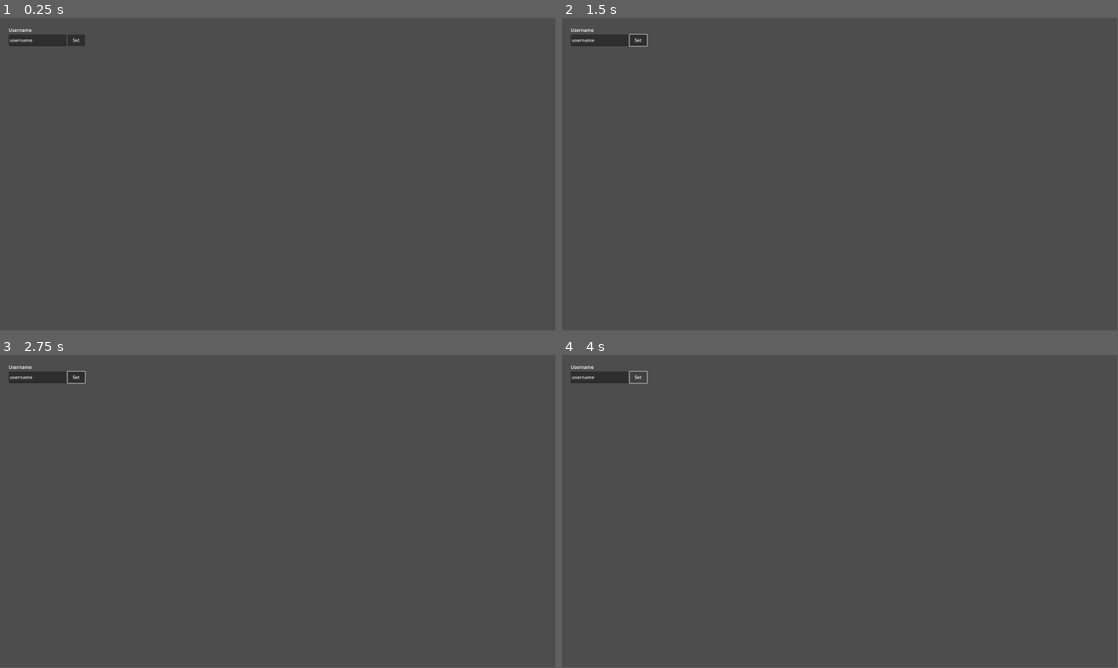
Above: before the commit, frames 1-4 (two rows, left to right).
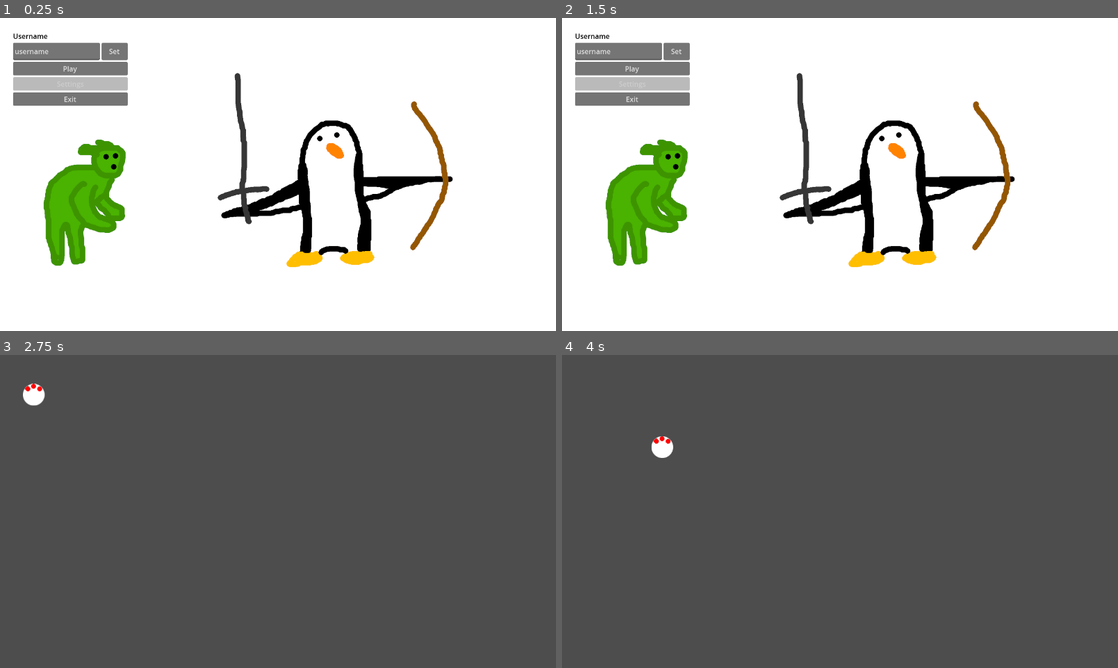
Above: after the commit, the same moments.

Repository: NeoGruber/penguin-tower-defense
Game: Godot game, scene res://scenes/main.tscn
The game is run twice, just before and just after one commit, with the same random seed, the same clock (stepped at 60 frames per second) and the same inputs.
Inputs (mouse positions are in pixels of both pictures, inside the frame that each line leads up to):
- Up to frame 1 (0.25 s): no input
- Up to frame 2 (1.5 s): click "Set" at 0.5 s; click (812, 187) at 1.25 s, where only the run after the commit has a clickable "cancel"
- Up to frame 3 (2.75 s): click (72, 405) at 2 s, where only the run after the commit has a clickable "Play"
- Up to frame 4 (4 s): click (639, 376) at 2.75 s, where only the run before the commit has a clickable "Set"; click (639, 376) at 3.5 s, where only the run before the commit has a clickable "Set"
In our replay, the window is 799x449 before the commit and 800x450 after it. These sizes can differ from the game's own. Grey fills any space a smaller window leaves; there, only what the larger window draws over its background counts as a difference.

The runs differ from the first frame. In frame 1, 99% of the frame differs, in the area x 0-100%, y 0-100%; in frame 2, 99%; in frame 3, 0.7%; in frame 4, 0.6%.

Commit message:
commit

Diff:
--- a/project.godot
+++ b/project.godot
@@ -10,15 +10,15 @@
 
 [application]
 
-config/name="Godot 4-template"
+config/name="Penguin Tower Defense"
 run/main_scene="res://scenes/main.tscn"
-config/features=PackedStringArray("4.0", "Forward Plus")
+config/features=PackedStringArray("4.1", "Forward Plus")
 config/icon="res://icon.svg"
 
 [display]
 
-window/size/viewport_width=1920
-window/size/viewport_height=1080
+window/size/viewport_width=1280
+window/size/viewport_height=720
 
 [dotnet]
 
--- /dev/null
+++ b/scenes/enemy.tscn
@@ -0,0 +1,10 @@
+[gd_scene load_steps=3 format=3 uid="uid://demvrv03udy2r"]
+
+[ext_resource type="Texture2D" uid="uid://dk6lmk3cqlgdf" path="res://assets/enemy_placeholder.png" id="1_o20d1"]
+[ext_resource type="Script" path="res://scripts/enemy.gd" id="1_ruudv"]
+
+[node name="CharacterBody2D" type="CharacterBody2D"]
+script = ExtResource("1_ruudv")
+
+[node name="Sprite2D" type="Sprite2D" parent="."]
+texture = ExtResource("1_o20d1")
--- /dev/null
+++ b/scenes/enemy_walk_path.tscn
@@ -0,0 +1,8 @@
+[gd_scene load_steps=2 format=3 uid="uid://bxafbr6alb0pl"]
+
+[ext_resource type="Script" path="res://scripts/systems/enemy_walk_path.gd" id="1_qolsr"]
+
+[node name="EnemyWalkPath" type="Node2D"]
+script = ExtResource("1_qolsr")
+
+[node name="Marker2D" type="Marker2D" parent="."]
--- a/scenes/game_scenes/game_scene.tscn
+++ b/scenes/game_scenes/game_scene.tscn
@@ -1,17 +1,45 @@
-[gd_scene load_steps=5 format=3 uid="uid://bv156ine3pyi3"]
+[gd_scene load_steps=4 format=3 uid="uid://bv156ine3pyi3"]
 
-[ext_resource type="Script" path="res://scripts/managers/game_scene_manager.gd" id="1_2qgpy"]
-[ext_resource type="Script" path="res://scripts/feature_tests/TestNode1.gd" id="2_lojp3"]
-[ext_resource type="Script" path="res://scripts/feature_tests/TestNode2.gd" id="3_omv27"]
-[ext_resource type="PackedScene" uid="uid://ba5t71q7vdb2y" path="res://scenes/save_test.tscn" id="4_qlkhk"]
+[ext_resource type="PackedScene" uid="uid://bxafbr6alb0pl" path="res://scenes/enemy_walk_path.tscn" id="1_dqior"]
+[ext_resource type="PackedScene" uid="uid://demvrv03udy2r" path="res://scenes/enemy.tscn" id="2_dvdyn"]
 
-[node name="GameScene" type="Node2D"]
-script = ExtResource("1_2qgpy")
+[sub_resource type="GDScript" id="GDScript_6e5p7"]
+script/source = "extends Node
 
-[node name="TestNode1" type="Node2D" parent="."]
-script = ExtResource("2_lojp3")
+func _input(event):
+	if event.is_action_pressed(\"debug_button_0\"):
+		get_tree().root.get_node(\"Main/SceneManager\").switch_scene(\"game_scene2\")
+"
 
-[node name="TestNode2" type="Node2D" parent="TestNode1"]
-script = ExtResource("3_omv27")
+[node name="GameScene" type="Node"]
+script = SubResource("GDScript_6e5p7")
 
-[node name="SaveTest" parent="." instance=ExtResource("4_qlkhk")]
+[node name="Node2D" type="Node2D" parent="."]
+
+[node name="EnemyWalkPath" parent="Node2D" node_paths=PackedStringArray("markers") instance=ExtResource("1_dqior")]
+markers = [NodePath("Marker2D"), NodePath("Marker2D2"), NodePath("Marker2D3"), NodePath("Marker2D4"), NodePath("Marker2D5")]
+
+[node name="Marker2D" parent="Node2D/EnemyWalkPath" index="0"]
+position = Vector2(198, 233)
+
+[node name="Marker2D2" type="Marker2D" parent="Node2D/EnemyWalkPath"]
+position = Vector2(354, 133)
+
+[node name="Marker2D3" type="Marker2D" parent="Node2D/EnemyWalkPath"]
+position = Vector2(490, 233)
+
+[node name="Marker2D4" type="Marker2D" parent="Node2D/EnemyWalkPath"]
+position = Vector2(533, 445)
+
+[node name="Marker2D5" type="Marker2D" parent="Node2D/EnemyWalkPath"]
+position = Vector2(873, 540)
+
+[node name="CharacterBody2D" parent="Node2D" instance=ExtResource("2_dvdyn")]
+
+[node name="Control" type="Control" parent="."]
+layout_mode = 3
+anchors_preset = 0
+offset_right = 40.0
+offset_bottom = 40.0
+
+[editable path="Node2D/EnemyWalkPath"]
--- /dev/null
+++ b/scenes/game_scenes/menu_scene.tscn
@@ -0,0 +1,14 @@
+[gd_scene load_steps=3 format=3 uid="uid://kkrey2abeq40"]
+
+[ext_resource type="PackedScene" uid="uid://bxs34sajurpti" path="res://scenes/ui_scenes/menu_ui.tscn" id="1_53ram"]
+[ext_resource type="Texture2D" uid="uid://mryltwsl05nr" path="res://assets/background_720p.png" id="2_rvxsd"]
+
+[node name="MenuScene" type="Node"]
+
+[node name="Node2D" type="Node2D" parent="."]
+
+[node name="Sprite2D" type="Sprite2D" parent="Node2D"]
+position = Vector2(640, 360)
+texture = ExtResource("2_rvxsd")
+
+[node name="MenuUI" parent="." instance=ExtResource("1_53ram")]
--- a/scenes/game_scenes/scene_manager.tscn
+++ b/scenes/game_scenes/scene_manager.tscn
@@ -1,6 +1,6 @@
 [gd_scene load_steps=2 format=3 uid="uid://16hk2ehs26re"]
 
-[ext_resource type="Script" path="res://scripts/managers/scene_manager.gd" id="1_kuh2o"]
+[ext_resource type="Script" path="res://scripts/systems/scene_system/scene_system.gd" id="1_eqti2"]
 
 [node name="SceneManager" type="Node"]
-script = ExtResource("1_kuh2o")
+script = ExtResource("1_eqti2")
--- a/scenes/main.tscn
+++ b/scenes/main.tscn
@@ -1,9 +1,8 @@
-[gd_scene load_steps=5 format=3 uid="uid://cny5g2eqpteqr"]
+[gd_scene load_steps=4 format=3 uid="uid://cny5g2eqpteqr"]
 
 [ext_resource type="Script" path="res://scripts/main.gd" id="1_w0yqr"]
 [ext_resource type="Script" path="res://scripts/systems/save_system/save_system.gd" id="2_4g7si"]
 [ext_resource type="PackedScene" uid="uid://16hk2ehs26re" path="res://scenes/game_scenes/scene_manager.tscn" id="2_odk4s"]
-[ext_resource type="PackedScene" uid="uid://bxs34sajurpti" path="res://scenes/ui_scenes/UI.tscn" id="4_2mysc"]
 
 [node name="Main" type="Node"]
 script = ExtResource("1_w0yqr")
@@ -11,6 +10,4 @@
 [node name="SaveSystem" type="Node" parent="."]
 script = ExtResource("2_4g7si")
 
-[node name="SceneManager" parent="." instance=ExtResource("2_odk4s")]
-
-[node name="UI" parent="." instance=ExtResource("4_2mysc")]
+[node name="SceneSystem" parent="." instance=ExtResource("2_odk4s")]
--- a/scenes/ui_scenes/UI.tscn
+++ /dev/null
@@ -1,9 +0,0 @@
-[gd_scene load_steps=3 format=3 uid="uid://bxs34sajurpti"]
-
-[ext_resource type="Script" path="res://scenes/ui_scenes/ui_start.gd" id="1_bqt44"]
-[ext_resource type="PackedScene" uid="uid://c2m5hukyvdiwi" path="res://scenes/ui_scenes/gui_manager.tscn" id="1_o0n1s"]
-
-[node name="UI" type="CanvasLayer"]
-script = ExtResource("1_bqt44")
-
-[node name="GUIManager" parent="." instance=ExtResource("1_o0n1s")]
--- /dev/null
+++ b/scenes/ui_scenes/confirm_dialog.tscn
@@ -0,0 +1,67 @@
+[gd_scene load_steps=2 format=3 uid="uid://b7jw4qe5rm12c"]
+
+[ext_resource type="Script" path="res://scripts/ui/confirm_dialog.gd" id="1_bevne"]
+
+[node name="ConfirmDialog" type="Control"]
+layout_mode = 3
+anchors_preset = 8
+anchor_left = 0.5
+anchor_top = 0.5
+anchor_right = 0.5
+anchor_bottom = 0.5
+offset_left = -640.0
+offset_top = -360.0
+offset_right = -600.0
+offset_bottom = -320.0
+grow_horizontal = 2
+grow_vertical = 2
+script = ExtResource("1_bevne")
+
+[node name="Panel" type="Panel" parent="."]
+layout_mode = 1
+anchors_preset = 8
+anchor_left = 0.5
+anchor_top = 0.5
+anchor_right = 0.5
+anchor_bottom = 0.5
+offset_left = -120.0
+offset_top = -70.0
+offset_right = 80.0
+offset_bottom = 30.0
+grow_horizontal = 2
+grow_vertical = 2
+
+[node name="MarginContainer" type="MarginContainer" parent="Panel"]
+layout_mode = 1
+anchors_preset = 15
+anchor_right = 1.0
+anchor_bottom = 1.0
+grow_horizontal = 2
+grow_vertical = 2
+theme_override_constants/margin_left = 10
+theme_override_constants/margin_top = 10
+theme_override_constants/margin_right = 10
+theme_override_constants/margin_bottom = 10
+
+[node name="VBoxContainer" type="VBoxContainer" parent="Panel/MarginContainer"]
+layout_mode = 2
+
+[node name="ConfirmText" type="RichTextLabel" parent="Panel/MarginContainer/VBoxContainer"]
+custom_minimum_size = Vector2(0, 50)
+layout_mode = 2
+text = "placeholder text"
+
+[node name="HBoxContainer" type="HBoxContainer" parent="Panel/MarginContainer/VBoxContainer"]
+layout_mode = 2
+theme_override_constants/separation = 50
+
+[node name="CancelButton" type="Button" parent="Panel/MarginContainer/VBoxContainer/HBoxContainer"]
+layout_mode = 2
+text = "cancel"
+
+[node name="ConfirmButton" type="Button" parent="Panel/MarginContainer/VBoxContainer/HBoxContainer"]
+layout_mode = 2
+text = "confirm"
+
+[connection signal="pressed" from="Panel/MarginContainer/VBoxContainer/HBoxContainer/CancelButton" to="." method="_on_cancel_button_pressed"]
+[connection signal="pressed" from="Panel/MarginContainer/VBoxContainer/HBoxContainer/ConfirmButton" to="." method="_on_confirm_button_pressed"]
--- /dev/null
+++ b/scenes/ui_scenes/menu_ui.tscn
@@ -0,0 +1,16 @@
+[gd_scene load_steps=3 format=3 uid="uid://bxs34sajurpti"]
+
+[ext_resource type="Script" path="res://scripts/ui_start.gd" id="1_l4yv3"]
+[ext_resource type="PackedScene" uid="uid://c2m5hukyvdiwi" path="res://scenes/ui_scenes/menu_ui_manager.tscn" id="2_prbqb"]
+
+[node name="MenuUI" type="Control"]
+layout_mode = 3
+anchors_preset = 15
+anchor_right = 1.0
+anchor_bottom = 1.0
+grow_horizontal = 2
+grow_vertical = 2
+script = ExtResource("1_l4yv3")
+
+[node name="UIManager" parent="." instance=ExtResource("2_prbqb")]
+layout_mode = 1
--- a/scenes/ui_scenes/gui_manager.tscn
+++ b/scenes/ui_scenes/menu_ui_manager.tscn
@@ -1,15 +1,15 @@
 [gd_scene load_steps=2 format=3 uid="uid://c2m5hukyvdiwi"]
 
-[ext_resource type="Script" path="res://scripts/managers/ui_manager.gd" id="1_hik8a"]
+[ext_resource type="Script" path="res://scripts/managers/ui_manager.gd" id="1_603pn"]
 
-[node name="GUIManager" type="Control" groups=["player"]]
+[node name="MenuUIManager" type="Control" groups=["player"]]
 layout_mode = 3
 anchors_preset = 15
 anchor_right = 1.0
 anchor_bottom = 1.0
 grow_horizontal = 2
 grow_vertical = 2
-script = ExtResource("1_hik8a")
+script = ExtResource("1_603pn")
 
 [node name="MarginContainer" type="MarginContainer" parent="."]
 layout_mode = 1
@@ -31,6 +31,7 @@
 
 [node name="Label" type="Label" parent="MarginContainer/MenuVBox/MenuRowVBox"]
 layout_mode = 2
+theme_override_colors/font_color = Color(0, 0, 0, 1)
 text = "Username"
 
 [node name="UsernameHBox" type="HBoxContainer" parent="MarginContainer/MenuVBox/MenuRowVBox"]
@@ -46,4 +47,20 @@
 layout_mode = 2
 text = "Set"
 
+[node name="PlayButton" type="Button" parent="MarginContainer/MenuVBox/MenuRowVBox"]
+layout_mode = 2
+text = "Play"
+
+[node name="SettingsButton" type="Button" parent="MarginContainer/MenuVBox/MenuRowVBox"]
+layout_mode = 2
+disabled = true
+text = "Settings"
+
+[node name="ExitButton" type="Button" parent="MarginContainer/MenuVBox/MenuRowVBox"]
+layout_mode = 2
+text = "Exit"
+
 [connection signal="button_down" from="MarginContainer/MenuVBox/MenuRowVBox/UsernameHBox/Button" to="." method="_on_button_button_down"]
+[connection signal="pressed" from="MarginContainer/MenuVBox/MenuRowVBox/PlayButton" to="." method="_on_play_button_pressed"]
+[connection signal="pressed" from="MarginContainer/MenuVBox/MenuRowVBox/SettingsButton" to="." method="_on_settings_button_pressed"]
+[connection signal="pressed" from="MarginContainer/MenuVBox/MenuRowVBox/ExitButton" to="." method="_on_exit_button_pressed"]
--- /dev/null
+++ b/scripts/enemy.gd
@@ -0,0 +1,14 @@
+extends CharacterBody2D
+
+@export var move_speed = 3
+
+@onready var enemy_walk_path = get_node("/root/Main/GameScene/Node2D/EnemyWalkPath")
+
+var path_index = 0
+
+func _physics_process(delta):
+	if path_index < enemy_walk_path.marker_amount:
+		self.global_position = self.global_position.move_toward(enemy_walk_path.markers[path_index].position, move_speed)
+
+		if self.global_position.distance_to(enemy_walk_path.markers[path_index].position) < 1:
+			path_index += 1
--- a/scripts/main.gd
+++ b/scripts/main.gd
@@ -1,4 +1 @@
 extends Node
-
-func _ready():
-	print("game is ready to develop")
--- a/scripts/managers/game_scene_manager.gd
+++ /dev/null
@@ -1,5 +0,0 @@
-extends Node2D
-
-func _input(event):
-	if event.is_action_pressed("debug_button_0"):
-		get_tree().root.get_node("Main/SceneManager").switch_scene("game_scene2")
--- a/scripts/managers/ui_manager.gd
+++ b/scripts/managers/ui_manager.gd
@@ -3,8 +3,14 @@
 @export var default_name = "username"
 
 @onready var save_system = get_node("/root/Main/SaveSystem")
+@onready var scene_system = get_node("/root/Main/SceneSystem")
 
 @onready var player_name_line_edit = $MarginContainer/MenuVBox/MenuRowVBox/UsernameHBox/LineEdit
+
+@onready var confirm_dialog = preload("res://scenes/ui_scenes/confirm_dialog.tscn")
+
+var viewport_width = ProjectSettings.get_setting("display/window/size/viewport_width")
+var viewport_height = ProjectSettings.get_setting("display/window/size/viewport_height")
 
 var player_name = default_name
 
@@ -13,8 +19,19 @@
 	print("set line text")
 
 func _on_button_button_down():
+	var instance = confirm_dialog.instantiate()
+	instance.position = Vector2(0, 0)
+	instance.confirm_dialog_text = "Do you want to save the name?"
+	instance.confirm.connect(handle_confirm)
+	instance.cancel.connect(handle_cancel)
+	add_child(instance)
+
+func handle_confirm():
 	player_name = player_name_line_edit.text
 	save_system.save_player_info()
+
+func handle_cancel():
+	player_name_line_edit.text = player_name
 
 func save():
 	return {
@@ -23,3 +40,12 @@
 
 func load_data(data):
 	player_name = data["player_name"]
+
+func _on_play_button_pressed():
+	scene_system.switch_scene("game_scene")
+
+func _on_settings_button_pressed():
+	pass # Replace with function body.
+
+func _on_exit_button_pressed():
+	get_tree().free()
--- /dev/null
+++ b/scripts/systems/enemy_walk_path.gd
@@ -0,0 +1,8 @@
+extends Node2D
+
+@export var markers: Array[Marker2D] = []
+
+var marker_amount = 0
+
+func _ready():
+	marker_amount = markers.size()
--- a/scripts/systems/save_system/save_system.gd
+++ b/scripts/systems/save_system/save_system.gd
@@ -47,7 +47,7 @@
 		var node_data = node.call("save")
 
 		node_data["filename"] = node.get_scene_file_path()
-		node_data["parent"] = get_parent().get_path()
+		node_data["parent"] = node.get_parent().get_path()
 
 		var json_string = JSON.stringify(node_data)
 
--- a/scripts/managers/scene_manager.gd
+++ b/scripts/systems/scene_system/scene_system.gd
@@ -1,5 +1,6 @@
 extends Node
 
+var menu_scene = preload("res://scenes/game_scenes/menu_scene.tscn").instantiate()
 var game_scene = preload("res://scenes/game_scenes/game_scene.tscn").instantiate()
 var game_scene2 = preload("res://scenes/game_scenes/game_scene2.tscn").instantiate()
 
@@ -8,7 +9,7 @@
 var active_scenes = []
 
 func _ready():
-	switch_scene("game_scene");
+	switch_scene("menu_scene");
 
 func switch_scene(scene_name):
 	var main = get_tree().root.get_node("Main")
@@ -19,10 +20,15 @@
 	if current_scene != null:
 		main.remove_child(current_scene)
 
+	if scene_name == "menu_scene":
+		print("foooo")
+		main.add_child.call_deferred(menu_scene)
+		current_scene = menu_scene
+
 	if scene_name == "game_scene":
 		main.add_child.call_deferred(game_scene)
 		current_scene = game_scene;
 
 	if scene_name == "game_scene2":
 		main.add_child.call_deferred(game_scene2)
-		current_scene = game_scene;
+		current_scene = game_scene
--- /dev/null
+++ b/scripts/ui/confirm_dialog.gd
@@ -0,0 +1,22 @@
+extends Control
+
+@export var confirm_dialog_text = "placeholder text"
+
+@onready var confirm_text = $Panel/MarginContainer/VBoxContainer/ConfirmText
+
+signal confirm()
+
+signal cancel()
+
+func _ready():
+	confirm_text.text = confirm_dialog_text
+
+
+func _on_confirm_button_pressed():
+	confirm.emit()
+	self.queue_free()
+
+
+func _on_cancel_button_pressed():
+	cancel.emit()
+	self.queue_free()
--- a/scenes/ui_scenes/ui_start.gd
+++ b/scripts/ui_start.gd
@@ -1,4 +1,4 @@
-extends CanvasLayer
+extends Control
 
 @onready var save_system = get_node("/root/Main/SaveSystem")
 
Binary file added: assets/background_1080p.png
Not shown, added: assets/background_1080p.png.import
Binary file added: assets/background_720p.png
Not shown, added: assets/background_720p.png.import
Binary file added: assets/enemy_placeholder.png
Not shown, added: assets/enemy_placeholder.png.import
